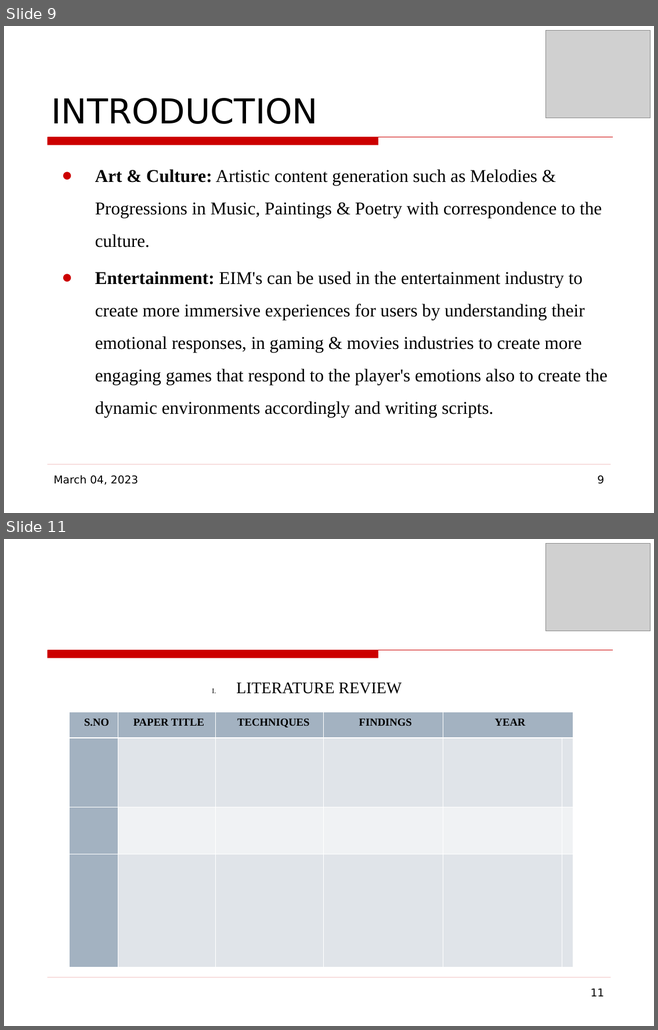
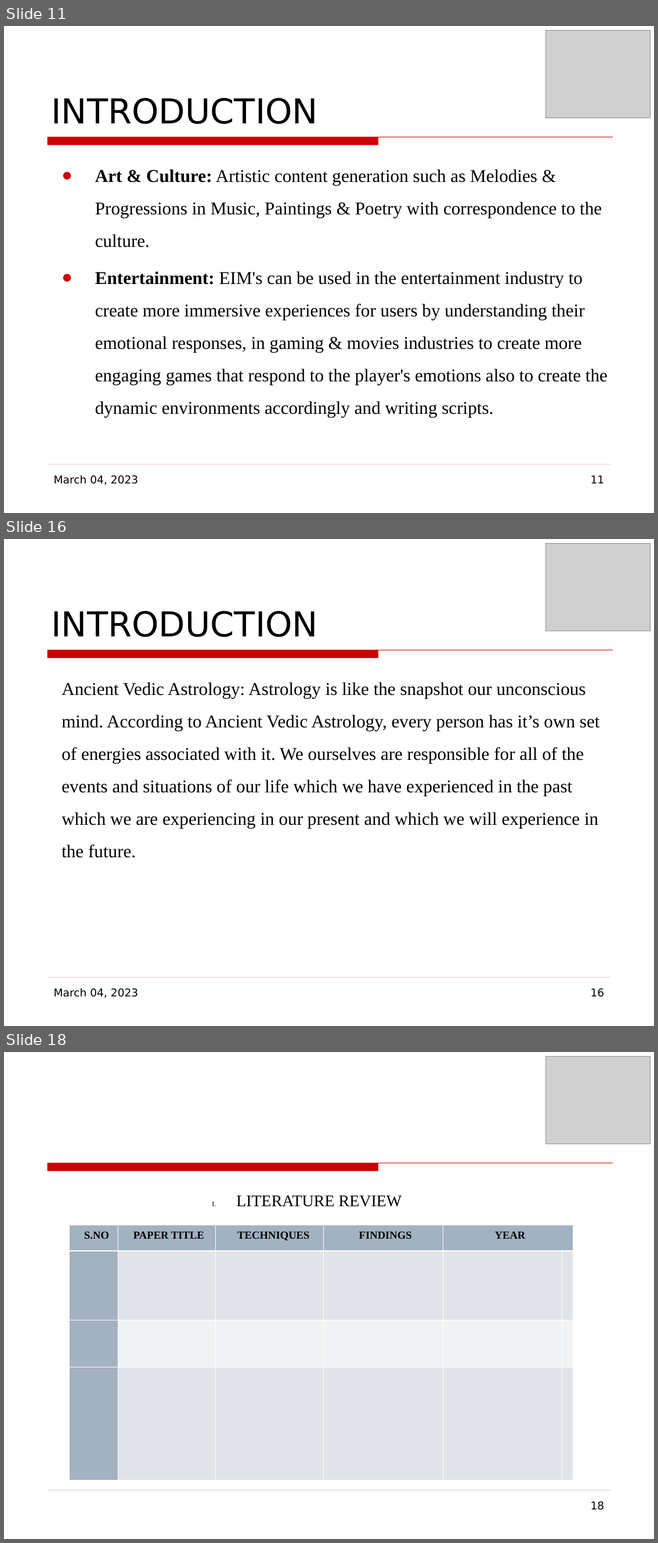
Before and after one commit to mohitlabs/Research, a slide deck: Emotionally Intelligent Machines(EIM's) & Sentiment Synthesis based on Ancient Vedic Astrology/Conference Paper.odp. Shown one above the other, each under a label of ours: slides 9 and 11 before the commit, slides 11, 16 and 18 after it; the slides between them are not shown. The pictures are 658x1030 and 658x1543 pixels, drawn with LibreOffice and Linux fonts; fonts in the diff are those of the drawing; grey boxes stand for pictures; background and template pictures are left out. Boxes give left, top, right and bottom in pixels: in the first picture for what was removed or moved away, otherwise in the second. Text is boxed around its words. In the diff, an @@ line names an element or a change of style, - is before the commit and + after.

```diff
--- a/Emotionally Intelligent Machines(EIM's) & Sentiment Synthesis based on Ancient Vedic Astrology/Conference Paper.odp
+++ b/Emotionally Intelligent Machines(EIM's) & Sentiment Synthesis based on Ancient Vedic Astrology/Conference Paper.odp
@@ slide 16 added at (4, 539, 654, 1026), background picture (left out); not listed: 2 template elements that a slide beside it also shows @@
@@ picture added at (545, 544, 650, 631) @@
@@ title added at (52, 611, 318, 637), 38 pt, text #000000 @@
+INTRODUCTION
@@ text added at (61, 682, 600, 858), 20 pt, text #000000 @@
+Ancient Vedic Astrology: Astrology is like the snapshot our unconscious mind. According to Ancient Vedic Astrology, every person has it’s own set of energies associated with it. We ourselves are responsible for all of the events and situations of our life which we have experienced in the past which we are experiencing in our present and which we will experience in the future.
@@ text added at (54, 988, 138, 998), 12 pt, text #000000 @@
+March 04, 2023
@@ page number added at (590, 988, 604, 997), 12 pt, text #000000 @@
+16
@@ what was slide 9 is now slide 11 @@
@@ page number at (590, 475, 604, 484): text changed @@
-9
+11
@@ what was slide 11 is now slide 18 @@
@@ page number at (590, 1501, 604, 1510): text changed @@
-11
+18
```
Also in this commit, not shown: 3 slides changed, 6 other slides added, 2 other files.
